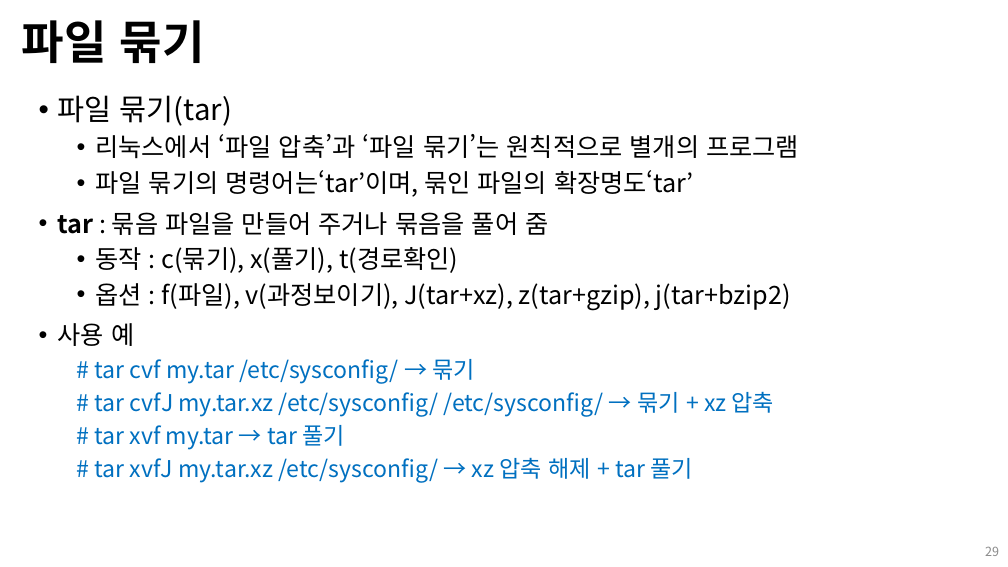
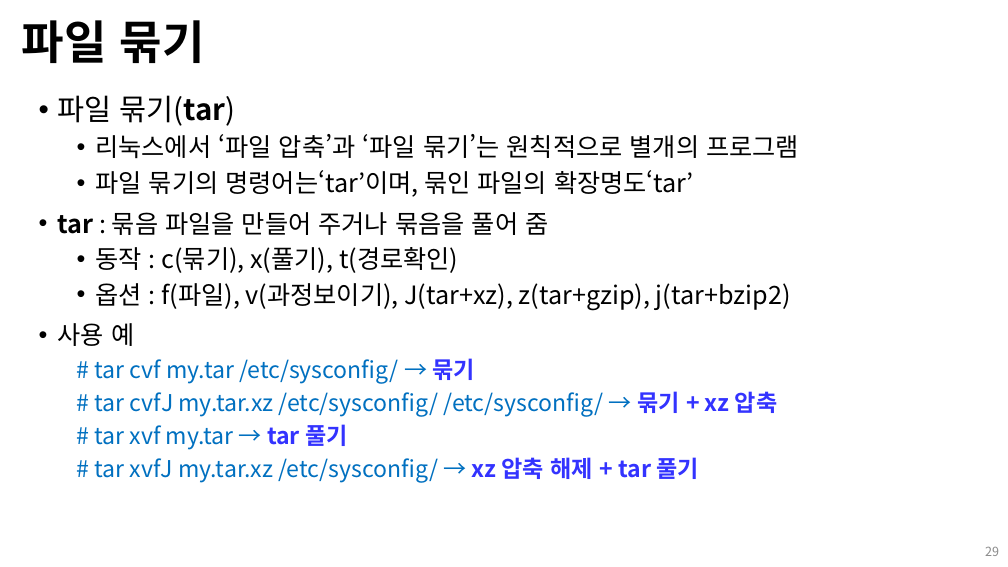
Before and after one commit to Open-Source-Programming/OpenSource-Lec, a slide deck: slide 29 of 05_linux2.pptx. Drawn at 1008x567 pixels with LibreOffice and Linux fonts; fonts in the diff are those of the drawing; background and template pictures are left out. Boxes give left, top, right and bottom in pixels: in the first picture for what was removed or moved away, otherwise in the second. Text is boxed around its words. In the diff, an @@ line names an element or a change of style, - is before the commit and + after.

```diff
--- a/05_linux2.pptx
+++ b/05_linux2.pptx
@@ text at box(58, 95, 777, 482): bold on in "묶기(tar)", "묶기", "묶기 + xz 압축", "tar 풀기" and 1 more places; text colour #0070C0 to #3333FF in "묶기", "묶기 + xz 압축", "tar 풀기", "xz 압축 해제 + tar 풀기" @@
```
Also in this commit, not shown: 9 other slides changed, 2 slides added, 2 slides removed, 2 other files.
